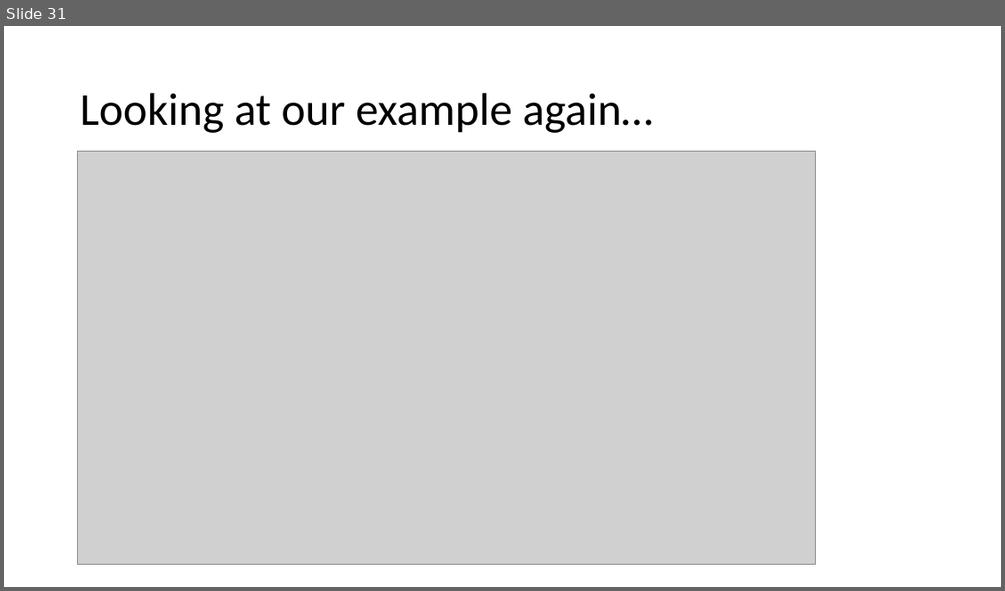
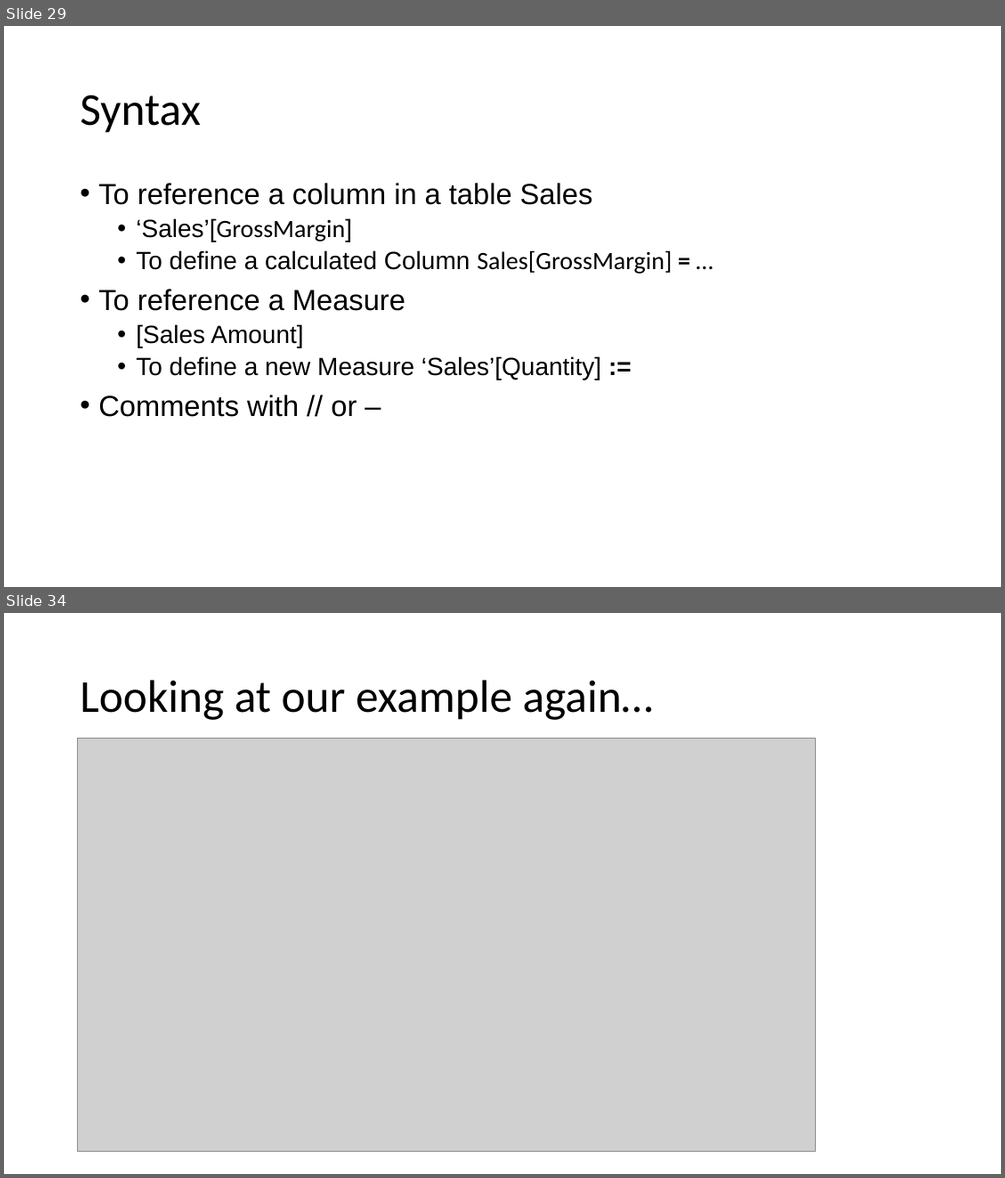
Before and after one commit to LukasSteindl/tabularmodelforfinance, a slide deck: Slides.pptx. Shown one above the other, each under a label of ours: slide 31 before the commit, slides 29 and 34 after it; the slides between them are not shown. The pictures are 1005x591 and 1005x1178 pixels, drawn with LibreOffice and Linux fonts; fonts in the diff are those of the drawing; grey boxes stand for pictures. Boxes give left, top, right and bottom in pixels: in the first picture for what was removed or moved away, otherwise in the second. Text is boxed around its words. In the diff, an @@ line names an element or a change of style, - is before the commit and + after.

```diff
--- a/Slides.pptx
+++ b/Slides.pptx
@@ slide 29 added at <box>4,26,1001,587</box>, background #FFFFFF @@
@@ title added at <box>80,95,201,133</box>, 44 pt, text #000000 @@
+Syntax
@@ text added at <box>98,183,672,417</box>, 24 pt, text #000000 @@
+• To reference a column in a table Sales
+  • ‘Sales’[GrossMargin]
+  • To define a calculated Column Sales[GrossMargin] = …
+• To reference a Measure
+  • [Sales Amount]
+  • To define a new Measure ‘Sales’[Quantity] :=
+• Comments with // or –
@@ what was slide 31 is now slide 34 @@
```
Also in this commit, not shown: 6 slides changed, 4 other slides added, 1 other file.
